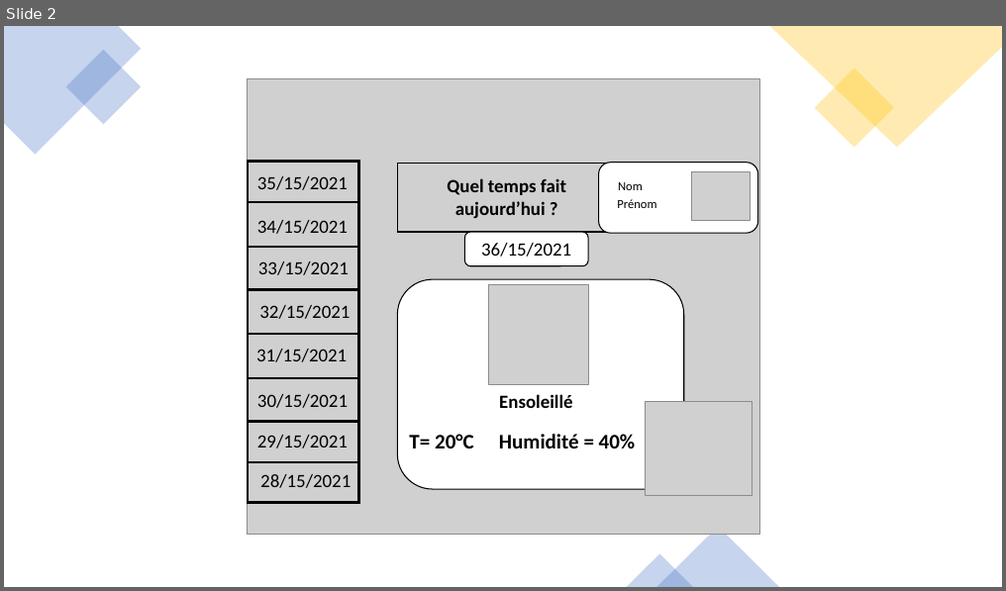
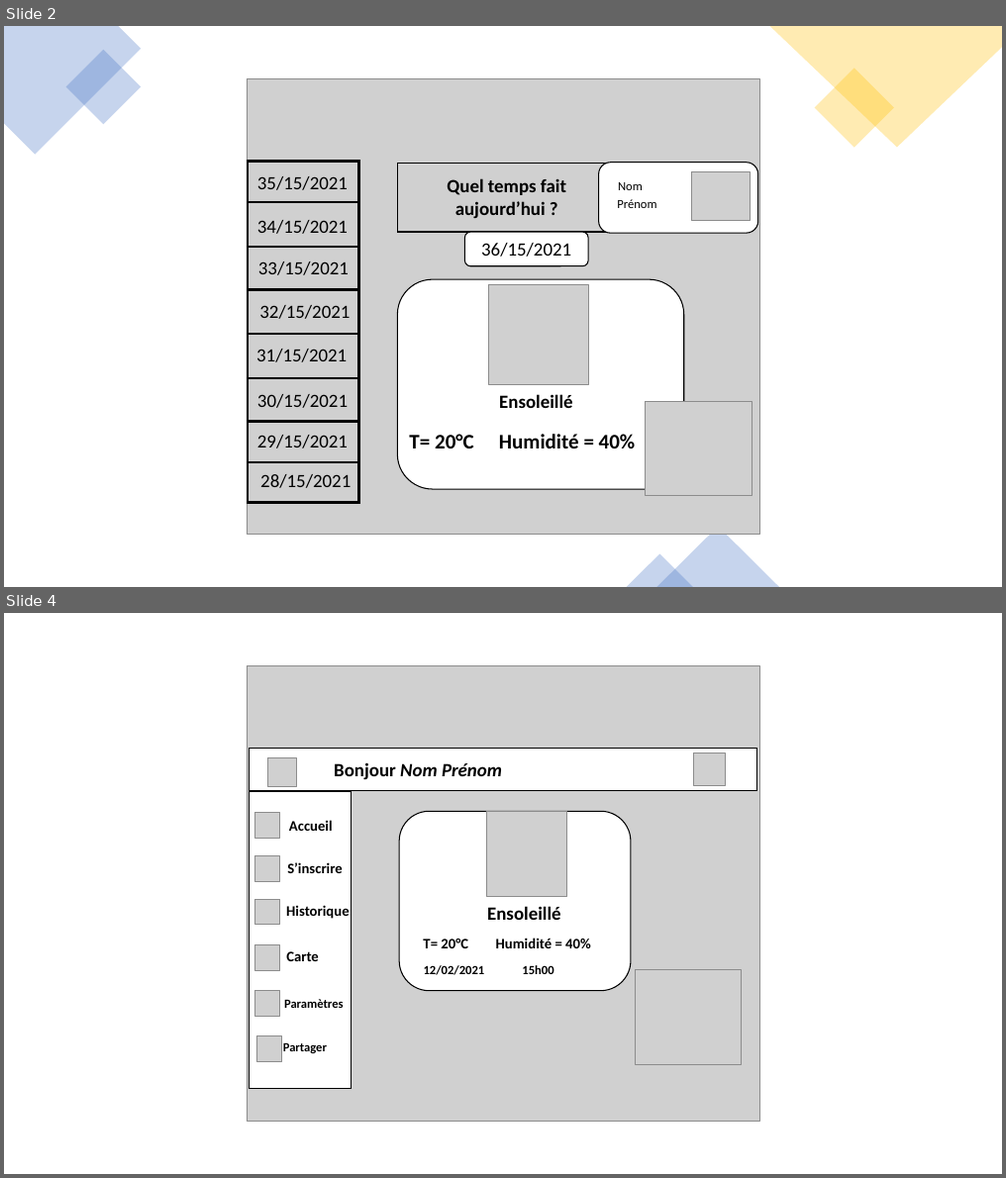
Before and after one commit to kemrode/stationMTO, a slide deck: 01_annexes/Station MTO CESI-DI20.pptx. Shown one above the other, each under a label of ours: slide 2 before the commit, slides 2 and 4 after it; the slides between them are not shown. The pictures are 1006x591 and 1006x1178 pixels, drawn with LibreOffice and Linux fonts; fonts in the diff are those of the drawing; grey boxes stand for pictures. Boxes give left, top, right and bottom in pixels: in the first picture for what was removed or moved away, otherwise in the second. Text is boxed around its words. In the diff, an @@ line names an element or a change of style, - is before the commit and + after.

```diff
--- a/01_annexes/Station MTO CESI-DI20.pptx
+++ b/01_annexes/Station MTO CESI-DI20.pptx
@@ slide 4 added at [4, 613, 1002, 1174], background #FFFFFF @@
@@ picture added at [247, 665, 759, 1121] @@
@@ rectangle added at [249, 748, 757, 791], fill #FFFFFF, outline #000000 1 pt @@
@@ picture added at [267, 759, 296, 786] @@
@@ picture added at [693, 753, 726, 785] @@
@@ text added at [334, 762, 502, 780], 18 pt, text #000000, bold, italic @@
+Bonjour Nom Prénom
@@ rectangle added at [249, 792, 350, 1089], fill #FFFFFF, outline #000000 1 pt @@
@@ picture added at [254, 813, 280, 839] @@
@@ text added at [289, 820, 333, 831], 14 pt, text #000000, bold @@
+Accueil
@@ picture added at [254, 857, 280, 881] @@
@@ text added at [287, 862, 342, 873], 14 pt, text #000000, bold @@
+S’inscrire
@@ picture added at [254, 899, 280, 925] @@
@@ text added at [286, 905, 350, 919], 14 pt, text #000000, bold @@
+Historique
@@ picture added at [254, 946, 280, 970] @@
@@ text added at [286, 952, 319, 961], 14 pt, text #000000, bold @@
+Carte
@@ group added at [399, 811, 631, 991]: 5 texts, 1 rounded rectangle, 1 picture @@
+T= 20°C
+Humidité = 40%
+Ensoleillé
+12/02/2021
+15h00
@@ picture added at [254, 991, 280, 1017] @@
@@ picture added at [635, 970, 743, 1064] @@
@@ text added at [284, 999, 344, 1008], 12 pt, text #000000, bold @@
+Paramètres
@@ picture added at [256, 1037, 282, 1062] @@
@@ text added at [283, 1043, 327, 1054], 12 pt, text #000000, bold @@
+Partager
```
Also in this commit, not shown: 2 other slides added, 12 other files.
